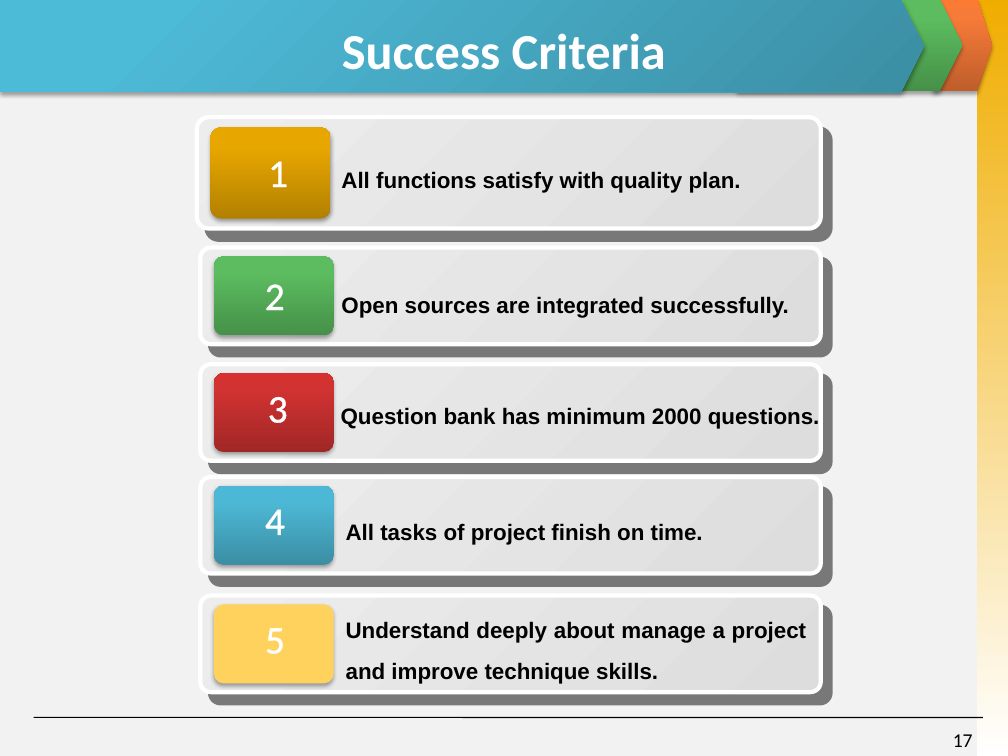
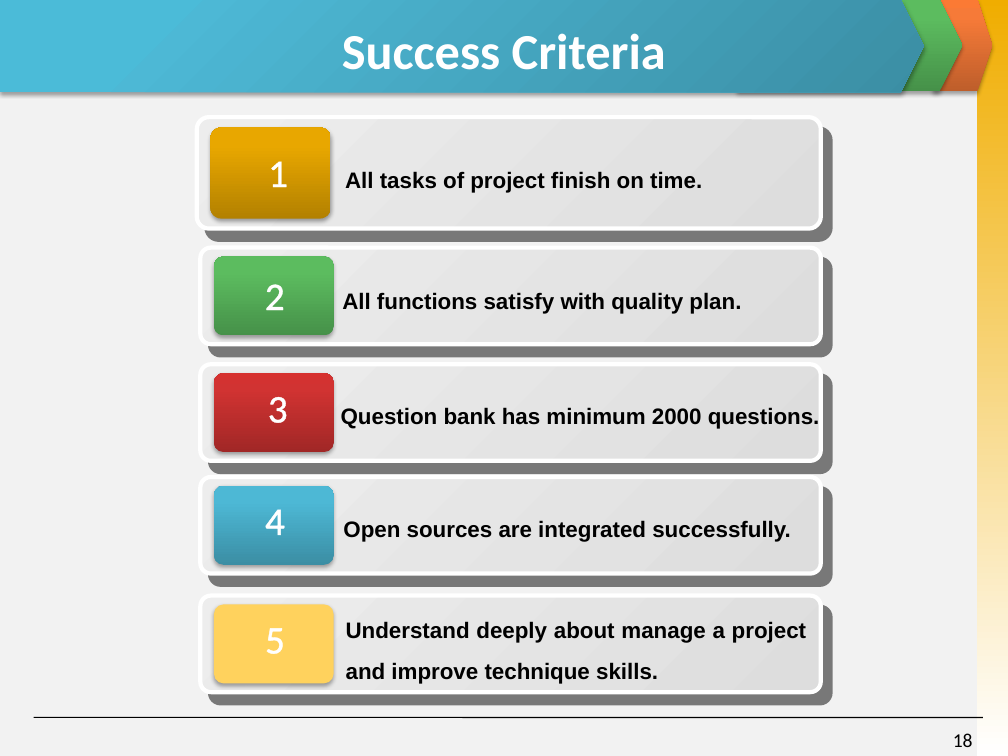
Before and after one commit to invisibleghost/e-learning-website, a slide deck: slide 18 of Document/Final report/Slide Present E-Learning.pptx (slide 17 before the commit). Drawn at 1008x756 pixels with LibreOffice and Linux fonts; fonts in the diff are those of the drawing. Boxes give left, top, right and bottom in pixels: in the first picture for what was removed or moved away, otherwise in the second. Text is boxed around its words. In the diff, an @@ line names an element or a change of style, - is before the commit and + after.

```diff
--- a/Document/Final report/Slide Present E-Learning.pptx
+++ b/Document/Final report/Slide Present E-Learning.pptx
@@ text "All tasks of project finish ...": place and size @@
-text "All tasks of project finish ..." at box(346, 523, 703, 545)
+text "All tasks of project finish ..." at box(345, 171, 702, 193)
@@ text "All functions satisfy with quality ...": place and size @@
-text "All functions satisfy with quality ..." at box(341, 171, 741, 193)
+text "All functions satisfy with quality ..." at box(342, 292, 741, 314)
@@ text "Open sources are integrated successfully.": place and size @@
-text "Open sources are integrated successfully." at box(341, 296, 789, 318)
+text "Open sources are integrated successfully." at box(343, 520, 791, 542)
@@ page number at box(953, 733, 973, 747): text changed @@
-17
+18
```
Also in this commit, not shown: 5 other slides changed.
